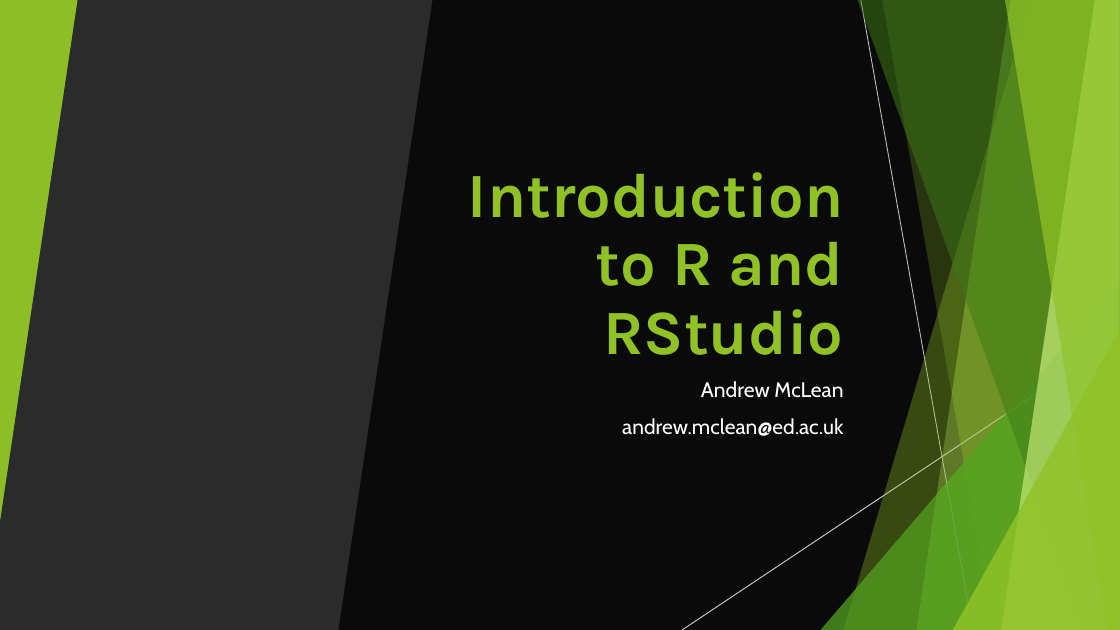
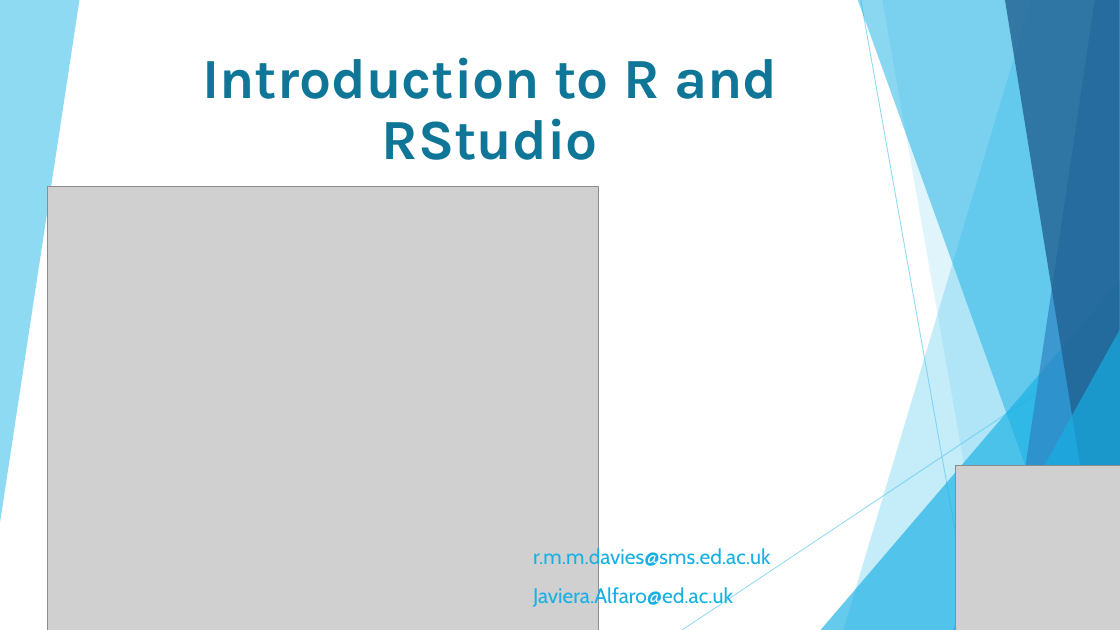
Before and after one commit to DCS-training/IntroToRAndRStudio, a slide deck: slide 1 of 2024/Introduction to R and RStudio.pptx. Drawn at 1120x630 pixels with LibreOffice and Linux fonts; fonts in the diff are those of the drawing; grey boxes stand for pictures; background and template pictures are left out; a plain dark background stands for a picture behind light text. Boxes give left, top, right and bottom in pixels: in the first picture for what was removed or moved away, otherwise in the second. Text is boxed around its words. In the diff, an @@ line names an element or a change of style, - is before the commit and + after.

```diff
--- a/2024/Introduction to R and RStudio.pptx
+++ b/2024/Introduction to R and RStudio.pptx
@@ triangle removed at (0,0,77,521) @@
@@ triangle removed at (0,0,77,521) @@
@@ freeform shape added at (0,0,79,523), fill #5FCBEF at 70% opacity @@
@@ parallelogram removed at (339,0,1011,630) @@
@@ freeform shape at (844,0,1120,630): fill #90C226 at 30% opacity to #5FCBEF at 36% opacity @@
@@ freeform shape removed at (844,0,1120,630) @@
@@ freeform shape at (858,0,1120,630): fill #3F7819 at 70% opacity to #17B0E4 at 50% opacity @@
@@ freeform shape removed at (858,0,1120,630) @@
@@ line removed from (861, 0) to (973, 630) @@
@@ line added from (861, 0) to (973, 630), #5FCBEF 0.75 pt @@
@@ freeform shape at (882,0,1120,630): fill #90C226 at 20% opacity to #5FCBEF at 20% opacity @@
@@ freeform shape removed at (882,0,1120,630) @@
@@ freeform shape at (1002,0,1120,630): fill #C0E474 at 70% opacity to #2E83C3 at 70% opacity @@
@@ freeform shape removed at (1002,0,1120,630) @@
@@ freeform shape at (1005,0,1120,630): fill #90C226 at 65% opacity to #226292 at 80% opacity @@
@@ freeform shape removed at (1005,0,1120,630) @@
@@ title "Introduction to R and RStudio": place and size @@
-title "Introduction to R and RStudio" at (468,172,844,355)
+title "Introduction to R and RStudio" at (202,57,777,160)
@@ title "Introduction to R and RStudio" at (202,57,777,160): size 54 to 48.6 pt, text colour #90C226 to #0F7698; alignment right to centre @@
@@ picture added at (48,187,599,630) @@
@@ triangle at (821,280,1120,630): fill #54A021 at 72% opacity to #17B0E4 at 66% opacity @@
@@ triangle removed at (821,280,1120,630) @@
@@ line removed from (1120, 339) to (682, 630) @@
@@ line added from (1120, 339) to (682, 630), #5FCBEF 0.75 pt @@
@@ triangle at (953,330,1120,630): fill #90C226 at 80% opacity to #17B0E4 at 66% opacity @@
@@ triangle removed at (953,330,1120,630) @@
@@ subtitle removed at (622,381,843,436) @@
-Andrew McLean
-andrew.mclean@ed.ac.uk
@@ picture added at (956,465,1120,630) @@
@@ text added at (533,546,770,570), 18 pt, text #17B0E4 @@
+r.m.m.davies@sms.ed.ac.uk
@@ text added at (533,586,733,610), 18 pt, text #17B0E4 @@
+Javiera.Alfaro@ed.ac.uk
```
Also in this commit, not shown: 8 other slides changed, 1 slide added, 1 slide removed.
